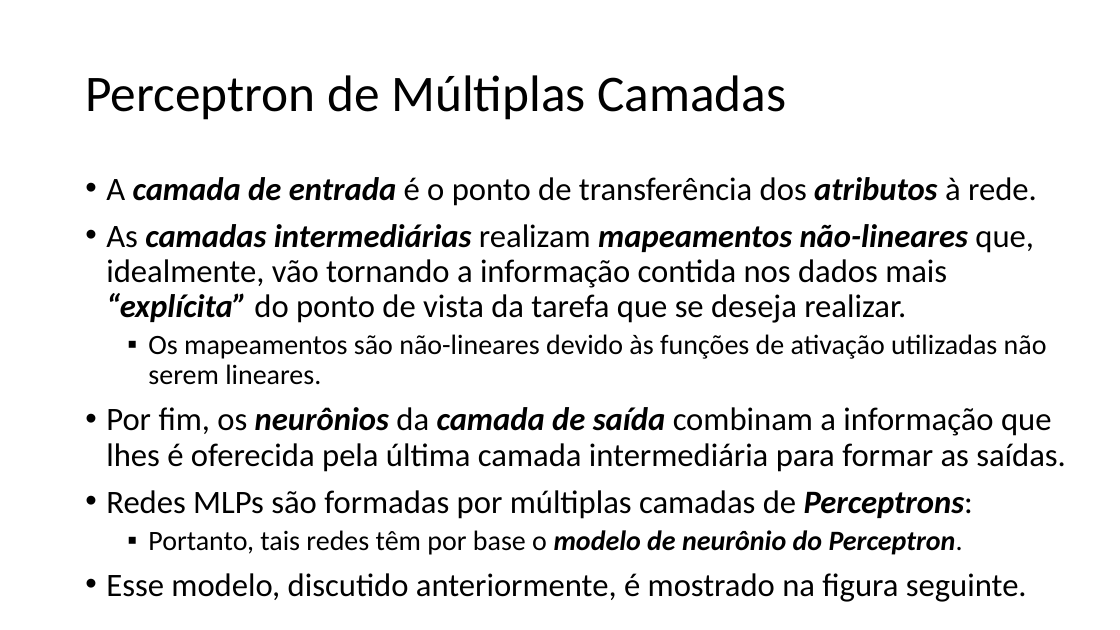
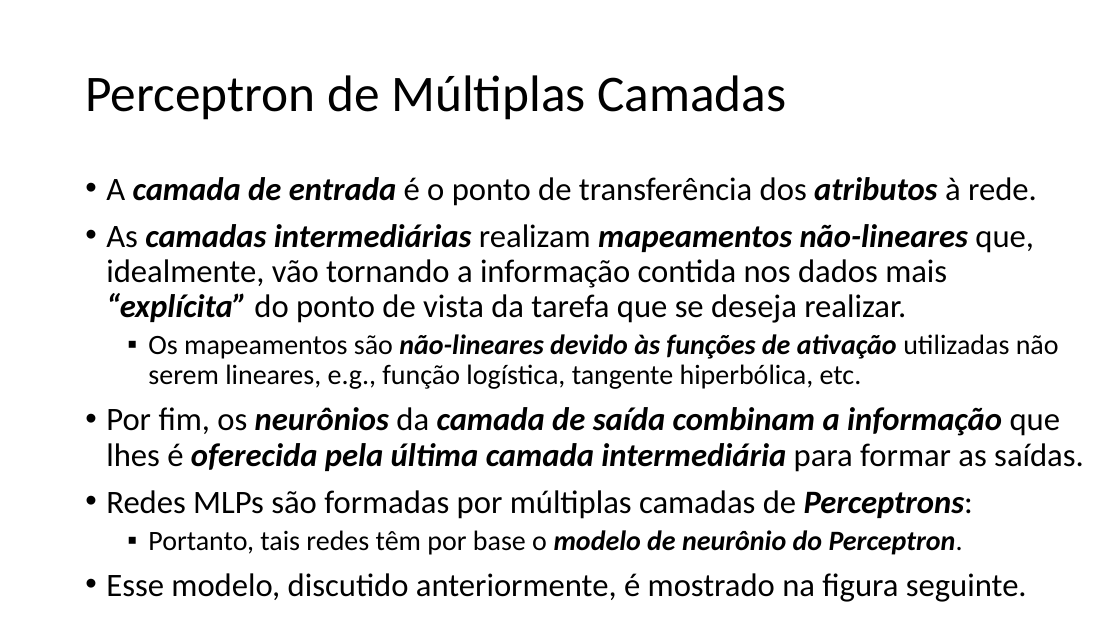
Before and after one commit to zz4fap/t320_aprendizado_de_maquina, a slide deck: slide 5 of slides/T320_Redes_Neurais_Artificiais (Parte II).pptx. Drawn at 1120x630 pixels with LibreOffice and Linux fonts; fonts in the diff are those of the drawing. Boxes give left, top, right and bottom in pixels: in the first picture for what was removed or moved away, otherwise in the second. Text is boxed around its words. In the diff, an @@ line names an element or a change of style, - is before the commit and + after.

```diff
--- a/slides/T320_Redes_Neurais_Artificiais (Parte II).pptx
+++ b/slides/T320_Redes_Neurais_Artificiais (Parte II).pptx
@@ text at (148,334,1059,389): text changed @@
-  ▪ Os mapeamentos são não-lineares devido às funções de ativação utilizadas não serem lineares.
+  ▪ Os mapeamentos são não-lineares devido às funções de ativação utilizadas não serem lineares, e.g., função logística, tangente hiperbólica, etc.
@@ text at (106,407,1084,472): bold on, italic on in "combinam a informação oferecida pela última camada ..." @@
```
Also in this commit, not shown: 6 other slides changed, 1 other file.
